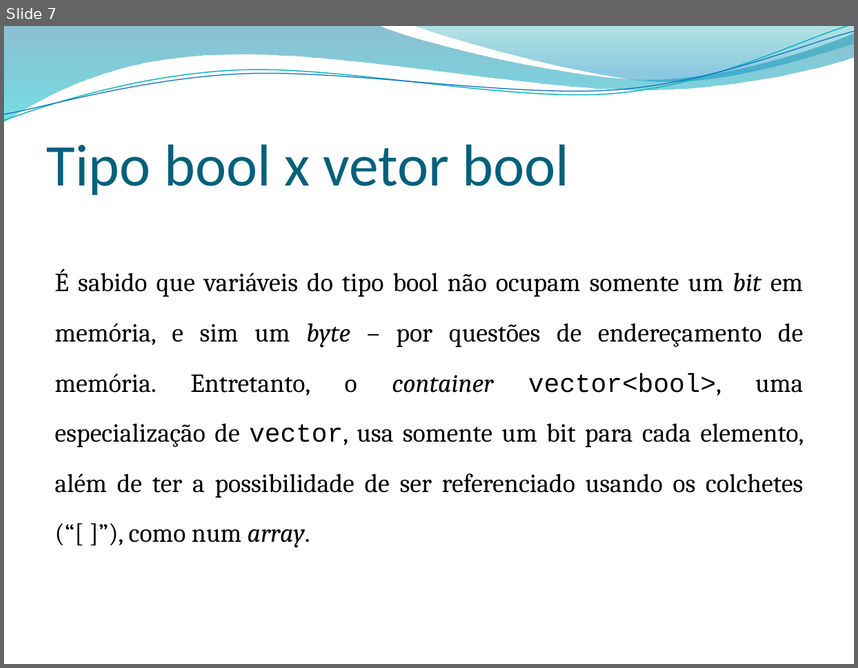
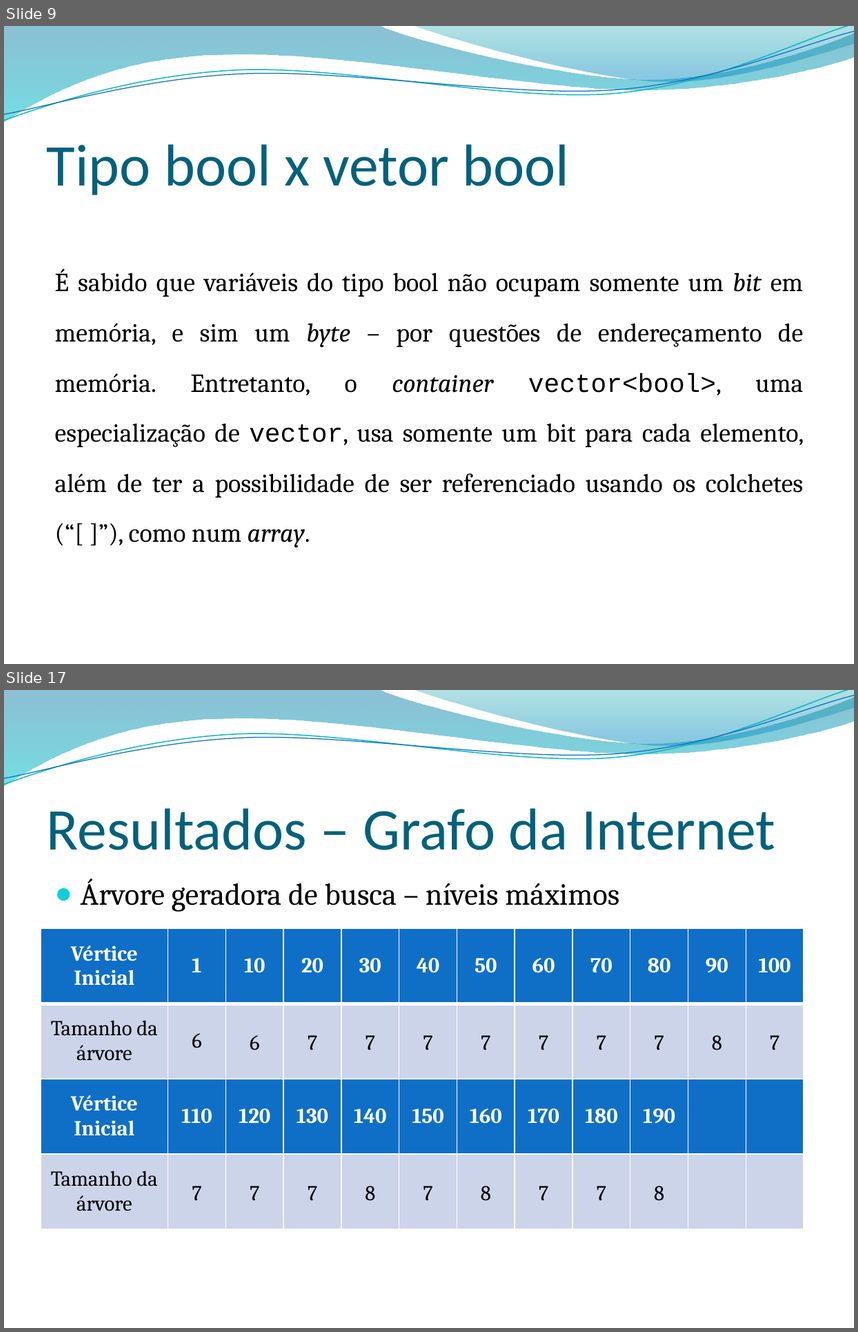
Before and after one commit to jonathanaugusto/grafos2011, a slide deck: apresentacao.pptx. Shown one above the other, each under a label of ours: slide 7 before the commit, slides 9 and 17 after it; the slides between them are not shown. The pictures are 858x668 and 858x1332 pixels, drawn with LibreOffice and Linux fonts; fonts in the diff are those of the drawing; background and template pictures are left out. Boxes give left, top, right and bottom in pixels: in the first picture for what was removed or moved away, otherwise in the second. Text is boxed around its words. In the diff, an @@ line names an element or a change of style, - is before the commit and + after.

```diff
--- a/apresentacao.pptx
+++ b/apresentacao.pptx
@@ slide 17 added at (4, 690, 854, 1328), background picture (left out); not listed: 4 template elements that a slide beside it also shows @@
@@ title added at (47, 808, 775, 850), 50 pt, text #04617B @@
+Resultados – Grafo da Internet
@@ text added at (81, 878, 619, 911), 26 pt, text #000000 @@
+● Árvore geradora de busca – níveis máximos
@@ table added at (41, 929, 804, 1229), 4 rows, 12 columns @@
+Vértice Inicial | 1 | 10 | 20 | 30 | 40 | 50 | 60 | 70 | 80 | 90 | 100
+Tamanho da árvore | 6 | 6 | 7 | 7 | 7 | 7 | 7 | 7 | 7 | 8 | 7
+Vértice Inicial | 110 | 120 | 130 | 140 | 150 | 160 | 170 | 180 | 190 |  | 
+Tamanho da árvore | 7 | 7 | 7 | 8 | 7 | 8 | 7 | 7 | 8 |  | 
@@ what was slide 7 is now slide 9 @@
```
Also in this commit, not shown: 11 other slides added, 1 slide removed.
